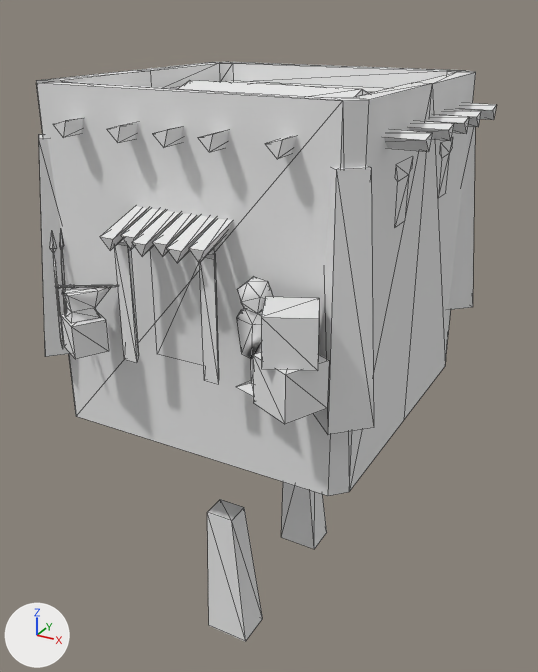
The COLLADA model binaries/data/mods/public/art/meshes/structural/kart_embassy_iberian.dae: old version first, new version second.
Rendered twice from a 50 mm lens placed at (0.129, -0.235, 0.103), pointed at (0.0, -0.002, -0.014). The axes (+X, +Y, +Z) are drawn at lower left. The lights are the same throughout. Mesh edges are drawn as thin lines. Where no turn or scale is listed for an object, it has been applied to the vertices.

Before the edit, the objects in view are built like this:
```python
me_spear03_geometry = bpy.data.meshes.new('Spear03-Geometry')
me_spear03_geometry.from_pydata(...)  # 547 vertices, 732 faces; spans x -0.074..0.068, y -0.079..0.065, z -0.133..0.082
me_spear03_geometry.materials.append(mat_iber_struct_dds)  # its picture is missing
ob_spear03 = bpy.data.objects.new('Spear03', me_spear03_geometry)
ob_spear03.location = (0.0, 0.0, 0.0)
```
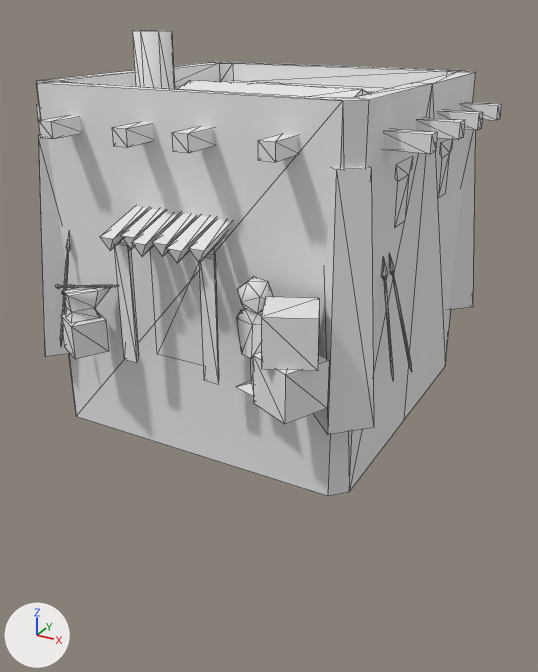
Where the newer file only moved an object's origin or applied its transform, the numbers keep the older frame.

Boxes [x1, y1, x2, y2] around the edits, measured in the pictures (538 x 672 px; the box of a moved part takes in the faces that stretch with it):
'Spear03', reshaped (20% shorter): before [36, 62, 496, 642]; after [36, 30, 502, 496]
part 1 of me_spear03_geometry, moved or reshaped: before [60, 229, 67, 314]; after [389, 254, 412, 371]
part 2 of me_spear03_geometry, moved or reshaped: before [50, 232, 63, 348]; after [382, 257, 394, 379]
part 3 of me_spear03_geometry, rebuilt: before [265, 136, 296, 159]; after [258, 134, 298, 162]
part 4 of me_spear03_geometry, rebuilt: before [384, 129, 432, 152]; after [384, 129, 437, 154]
part 5 of me_spear03_geometry, deleted: before [53, 103, 496, 642]
part 6 of me_spear03_geometry, built on: after [36, 30, 502, 153]
part 7 of me_spear03_geometry, added: after [60, 234, 70, 347]

What changed in the scene script:
```text
Change me_spear03_geometry:
    used by ob_spear03; location = (0.0, 0.0, 0.0)
    remove me_spear03_geometry.from_pydata(...)  # 547 vertices, 732 faces; spans x -0.074..0.068, y -0.079..0.065, z -0.133..0.082
    add me_spear03_geometry.from_pydata(...)  # 571 vertices, 787 faces; spans x -0.074..0.07, y -0.079..0.069, z -0.036..0.097
    me_spear03_geometry part 1: the loose piece of 18 vertices spanning x -0.048..-0.044, y -0.064..-0.056, z -0.003..0.036 is multiplied about its middle by the matrix ((0.912, 0.353, -0.211), (-0.399, 0.883, -0.248), (0.099, 0.311, 0.945)), then moved by (0.108, 0.032, 0.0)
    me_spear03_geometry part 2: the loose piece of 18 vertices spanning x -0.051..-0.043, y -0.068..-0.058, z -0.002..0.036 is multiplied about its middle by the matrix ((0.982, 0.189, 0.0), (-0.184, 0.951, -0.247), (-0.047, 0.243, 0.969)), then moved by (0.106, 0.029, 0.0)
    me_spear03_geometry part 3: the loose piece of 6 vertices spanning x 0.034..0.039, y -0.065..-0.04, z 0.068..0.073 is rebuilt with 8 vertices and now spans x 0.034..0.039, y -0.069..-0.055, z 0.068..0.073
    me_spear03_geometry part 4: the loose piece of 6 vertices spanning x 0.043..0.068, y -0.04..-0.034, z 0.068..0.073 is rebuilt with 8 vertices and now spans x 0.055..0.07, y -0.039..-0.034, z 0.068..0.073
    me_spear03_geometry part 5: 18 loose pieces with 112 vertices, spanning x -0.066..0.068, y -0.065..0.064, z -0.133..0.073, are deleted
    me_spear03_geometry part 6
    6 vertices are removed from x 0.034..0.04, y 0.042..0.064, z 0.068..0.073
    7 faces are deleted
    59 vertices are added at x -0.07..0.07, y -0.069..0.069, z 0.067..0.068
    52 new vertices lie (0.0, 0.0, 0.005) away from vertices in x -0.07..0.07, y -0.069..0.069, z 0.068
    7 new vertices lie (0.0, 0.0, 0.03) away from vertices in x -0.034..-0.021, y -0.034..-0.022, z 0.067
    149 new faces join them
    me_spear03_geometry part 7
    18 vertices are added at x -0.046..-0.043, y -0.066..-0.057, z -0.003..0.036
    32 new faces join them
```
